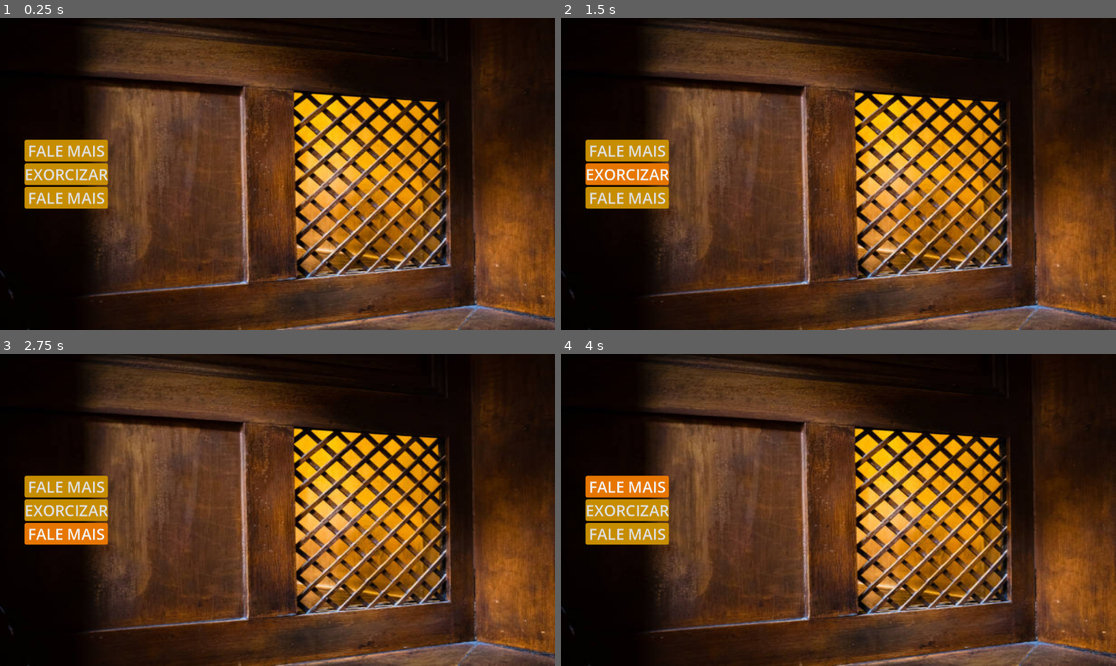
Above: before the commit, frames 1-4 (two rows, left to right).
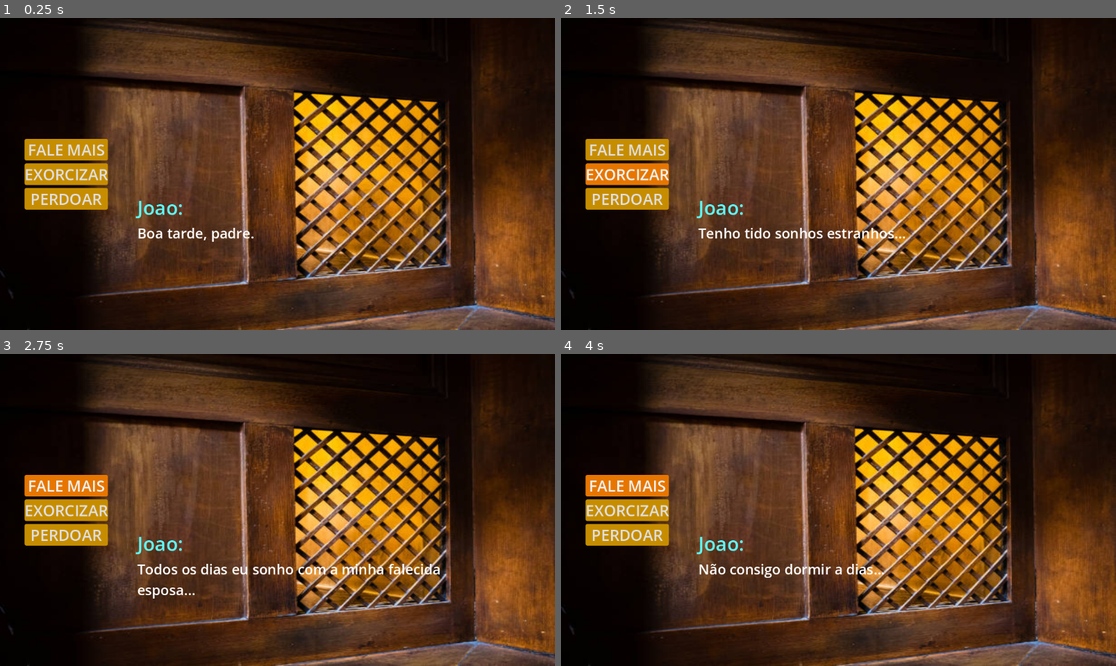
Above: after the commit, the same moments.

Repository: rafaquevici/padres-please
Game: Godot game, scene res://Confessional/confessional.tscn
The game is run twice, just before and just after one commit, with the same random seed, the same clock (stepped at 60 frames per second) and the same inputs. Before the commit the project starts from res://confessional.tscn.
Inputs:
- Up to frame 1 (0.25 s): no input
- Up to frame 2 (1.5 s): click "FALE MAIS" at 0.5 s; click "EXORCIZAR" at 1.25 s
- Up to frame 3 (2.75 s): click "FALE MAIS" at 2 s
- Up to frame 4 (4 s): click "FALE MAIS" (after the commit: "PERDOAR") at 2.75 s; click "FALE MAIS" at 3.5 s

The runs differ from the first frame. In frame 1, 1.3% of the frame differs, in the area x 4-46%, y 38-72%; in frame 2, 1.5%; in frame 3, 3.2%, in the area x 4-80%, y 38-79%; in frame 4, 1.5%.

Commit message:
Resource NPC criado + Teste na cena do confessionario
 2 Labels da cena "Confessional" criados,  um para Dialogo e outro para o Nome  do npc aparecer, Resource dos NCP's foram criados, ele possui nome, possession, sprite e um array de diálogos. Script básico/teste do confessionário também foi criado para testar o Resource.

Diff:
--- /dev/null
+++ b/Confessional/confessional.gd
@@ -0,0 +1,22 @@
+extends CanvasLayer
+
+@export var Npc1: NpcData
+@onready var dialogue: Label = $Control/Dialogue
+@onready var controlDialogue: int = 0
+@onready var npc_name: Label = $Control/NpcName
+
+
+
+func _ready() -> void:
+	dialogue.text = Npc1.Dialogues[0]
+	npc_name.text = Npc1.name
+
+
+
+func _on_talk_more_pressed() -> void:
+	if controlDialogue + 1 < Npc1.Dialogues.size():
+		controlDialogue += 1
+		dialogue.text = Npc1.Dialogues[controlDialogue]
+	else:
+		controlDialogue = controlDialogue - (controlDialogue - 1)
+		dialogue.text = Npc1.Dialogues[controlDialogue]
--- a/Confessional/confessional.tscn
+++ b/Confessional/confessional.tscn
@@ -1,3 +1,119 @@
-[gd_scene format=3 uid="uid://364661e3qq0j"]
+[gd_scene format=3 uid="uid://buoa22q1xyeyc"]
 
-[node name="Confessional" type="Node2D" unique_id=2061174694]
+[ext_resource type="Texture2D" uid="uid://q1mkc15dvgae" path="res://Confessional/Sprites/Confessional conceptr.jpg" id="1_duwye"]
+[ext_resource type="Script" uid="uid://c4qpslnf0f84u" path="res://Confessional/confessional.gd" id="1_raimj"]
+[ext_resource type="Resource" uid="uid://bouxgqgb1twt1" path="res://Data/Npc's/Joao.tres" id="2_tq4s4"]
+
+[sub_resource type="StyleBoxFlat" id="StyleBoxFlat_mvrw6"]
+bg_color = Color(0.78039217, 0.5529412, 0, 1)
+corner_radius_top_left = 4
+corner_radius_top_right = 4
+corner_radius_bottom_right = 4
+corner_radius_bottom_left = 4
+
+[sub_resource type="StyleBoxFlat" id="StyleBoxFlat_07elc"]
+bg_color = Color(0.9065669, 0.46124268, 0, 1)
+corner_radius_top_left = 4
+corner_radius_top_right = 4
+corner_radius_bottom_right = 4
+corner_radius_bottom_left = 4
+
+[sub_resource type="StyleBoxFlat" id="StyleBoxFlat_jpju2"]
+bg_color = Color(0.9065669, 0.46124268, 0, 1)
+corner_radius_top_left = 4
+corner_radius_top_right = 4
+corner_radius_bottom_right = 4
+corner_radius_bottom_left = 4
+
+[node name="Confessional" type="CanvasLayer" unique_id=448450968]
+script = ExtResource("1_raimj")
+Npc1 = ExtResource("2_tq4s4")
+
+[node name="Control" type="Control" parent="." unique_id=284190148]
+layout_mode = 3
+anchors_preset = 15
+anchor_right = 1.0
+anchor_bottom = 1.0
+grow_horizontal = 2
+grow_vertical = 2
+
+[node name="ConfessionalSprite" type="TextureRect" parent="Control" unique_id=578484186]
+layout_mode = 1
+anchors_preset = 15
+anchor_right = 1.0
+anchor_bottom = 1.0
+grow_horizontal = 2
+grow_vertical = 2
+texture = ExtResource("1_duwye")
+
+[node name="Buttons" type="VBoxContainer" parent="Control" unique_id=1937676710]
+layout_mode = 1
+anchors_preset = 4
+anchor_top = 0.5
+anchor_bottom = 0.5
+offset_left = 51.0
+offset_top = -73.0
+offset_right = 224.0
+offset_bottom = 74.0
+grow_vertical = 2
+theme_override_constants/separation = 6
+
+[node name="TalkMore" type="Button" parent="Control/Buttons" unique_id=1907379326]
+layout_mode = 2
+theme_override_font_sizes/font_size = 32
+theme_override_styles/normal = SubResource("StyleBoxFlat_mvrw6")
+theme_override_styles/pressed = SubResource("StyleBoxFlat_07elc")
+theme_override_styles/hover = SubResource("StyleBoxFlat_jpju2")
+text = "FALE MAIS"
+
+[node name="Exorcism" type="Button" parent="Control/Buttons" unique_id=1541570218]
+layout_mode = 2
+theme_override_font_sizes/font_size = 32
+theme_override_styles/normal = SubResource("StyleBoxFlat_mvrw6")
+theme_override_styles/pressed = SubResource("StyleBoxFlat_07elc")
+theme_override_styles/hover = SubResource("StyleBoxFlat_jpju2")
+text = "EXORCIZAR"
+
+[node name="Forgive" type="Button" parent="Control/Buttons" unique_id=1143382642]
+layout_mode = 2
+theme_override_font_sizes/font_size = 32
+theme_override_styles/normal = SubResource("StyleBoxFlat_mvrw6")
+theme_override_styles/pressed = SubResource("StyleBoxFlat_07elc")
+theme_override_styles/hover = SubResource("StyleBoxFlat_jpju2")
+text = "PERDOAR
+"
+
+[node name="NpcName" type="Label" parent="Control" unique_id=376405428]
+layout_mode = 1
+anchors_preset = 7
+anchor_left = 0.5
+anchor_top = 1.0
+anchor_right = 0.5
+anchor_bottom = 1.0
+offset_left = -291.0
+offset_top = -282.0
+offset_right = -115.0
+offset_bottom = -205.0
+grow_horizontal = 2
+grow_vertical = 0
+theme_override_colors/font_color = Color(0.3647059, 1, 1, 1)
+theme_override_font_sizes/font_size = 40
+
+[node name="Dialogue" type="Label" parent="Control" unique_id=1492895619]
+layout_mode = 1
+anchors_preset = 7
+anchor_left = 0.5
+anchor_top = 1.0
+anchor_right = 0.5
+anchor_bottom = 1.0
+offset_left = -291.0
+offset_top = -221.0
+offset_right = 364.0
+grow_horizontal = 2
+grow_vertical = 0
+theme_override_font_sizes/font_size = 29
+text = "
+"
+autowrap_mode = 3
+
+[connection signal="pressed" from="Control/Buttons/TalkMore" to="." method="_on_talk_more_pressed"]
--- /dev/null
+++ b/Data/Npc's/Joao.tres
@@ -0,0 +1,9 @@
+[gd_resource type="Resource" script_class="NpcData" format=3 uid="uid://bouxgqgb1twt1"]
+
+[ext_resource type="Script" uid="uid://by0ciuei1i02l" path="res://Data/Npc_Data.gd" id="1_0icyl"]
+
+[resource]
+script = ExtResource("1_0icyl")
+name = "Joao:"
+Dialogues = Array[String](["Boa tarde, padre.", "Tenho tido sonhos estranhos...", "Todos os dias eu sonho com a minha falecida esposa...", "Não consigo dormir a dias...", "Não sei o que esta acontecendo..", "Me ajude padre."])
+metadata/_custom_type_script = "uid://by0ciuei1i02l"
--- /dev/null
+++ b/Data/Npc_Data.gd
@@ -0,0 +1,7 @@
+class_name NpcData
+extends  Resource
+
+@export var name: String
+@export var sprite: Texture2D
+@export var possession: bool
+@export var Dialogues: Array[String]
--- a/confessional.tscn
+++ /dev/null
@@ -1,78 +0,0 @@
-[gd_scene format=3 uid="uid://buoa22q1xyeyc"]
-
-[ext_resource type="Texture2D" uid="uid://q1mkc15dvgae" path="res://Confessional/Sprites/Confessional conceptr.jpg" id="1_qma2o"]
-
-[sub_resource type="StyleBoxFlat" id="StyleBoxFlat_mvrw6"]
-bg_color = Color(0.78039217, 0.5529412, 0, 1)
-corner_radius_top_left = 4
-corner_radius_top_right = 4
-corner_radius_bottom_right = 4
-corner_radius_bottom_left = 4
-
-[sub_resource type="StyleBoxFlat" id="StyleBoxFlat_07elc"]
-bg_color = Color(0.9065669, 0.46124268, 0, 1)
-corner_radius_top_left = 4
-corner_radius_top_right = 4
-corner_radius_bottom_right = 4
-corner_radius_bottom_left = 4
-
-[sub_resource type="StyleBoxFlat" id="StyleBoxFlat_jpju2"]
-bg_color = Color(0.9065669, 0.46124268, 0, 1)
-corner_radius_top_left = 4
-corner_radius_top_right = 4
-corner_radius_bottom_right = 4
-corner_radius_bottom_left = 4
-
-[node name="Confessional" type="CanvasLayer" unique_id=448450968]
-
-[node name="Control" type="Control" parent="." unique_id=284190148]
-layout_mode = 3
-anchors_preset = 15
-anchor_right = 1.0
-anchor_bottom = 1.0
-grow_horizontal = 2
-grow_vertical = 2
-
-[node name="ConfessionalSprite" type="TextureRect" parent="Control" unique_id=578484186]
-layout_mode = 1
-anchors_preset = 15
-anchor_right = 1.0
-anchor_bottom = 1.0
-grow_horizontal = 2
-grow_vertical = 2
-texture = ExtResource("1_qma2o")
-
-[node name="Buttons" type="VBoxContainer" parent="Control" unique_id=1937676710]
-layout_mode = 1
-anchors_preset = 4
-anchor_top = 0.5
-anchor_bottom = 0.5
-offset_left = 51.0
-offset_top = -20.0
-offset_right = 131.0
-offset_bottom = 20.0
-grow_vertical = 2
-
-[node name="TalkMore" type="Button" parent="Control/Buttons" unique_id=1907379326]
-layout_mode = 2
-theme_override_font_sizes/font_size = 32
-theme_override_styles/normal = SubResource("StyleBoxFlat_mvrw6")
-theme_override_styles/pressed = SubResource("StyleBoxFlat_07elc")
-theme_override_styles/hover = SubResource("StyleBoxFlat_jpju2")
-text = "FALE MAIS"
-
-[node name="Exorcism" type="Button" parent="Control/Buttons" unique_id=1541570218]
-layout_mode = 2
-theme_override_font_sizes/font_size = 32
-theme_override_styles/normal = SubResource("StyleBoxFlat_mvrw6")
-theme_override_styles/pressed = SubResource("StyleBoxFlat_07elc")
-theme_override_styles/hover = SubResource("StyleBoxFlat_jpju2")
-text = "EXORCIZAR"
-
-[node name="Forgive" type="Button" parent="Control/Buttons" unique_id=1143382642]
-layout_mode = 2
-theme_override_font_sizes/font_size = 32
-theme_override_styles/normal = SubResource("StyleBoxFlat_mvrw6")
-theme_override_styles/pressed = SubResource("StyleBoxFlat_07elc")
-theme_override_styles/hover = SubResource("StyleBoxFlat_jpju2")
-text = "FALE MAIS"
--- a/project.godot
+++ b/project.godot
@@ -11,7 +11,7 @@
 [application]
 
 config/name="Padres-Please"
-run/main_scene="res://confessional.tscn"
+run/main_scene="res://Confessional/confessional.tscn"
 config/features=PackedStringArray("4.6", "Forward Plus")
 
 [physics]
Not shown, added: Confessional/confessional.gd.uid
Not shown, added: Data/Npc_Data.gd.uid
